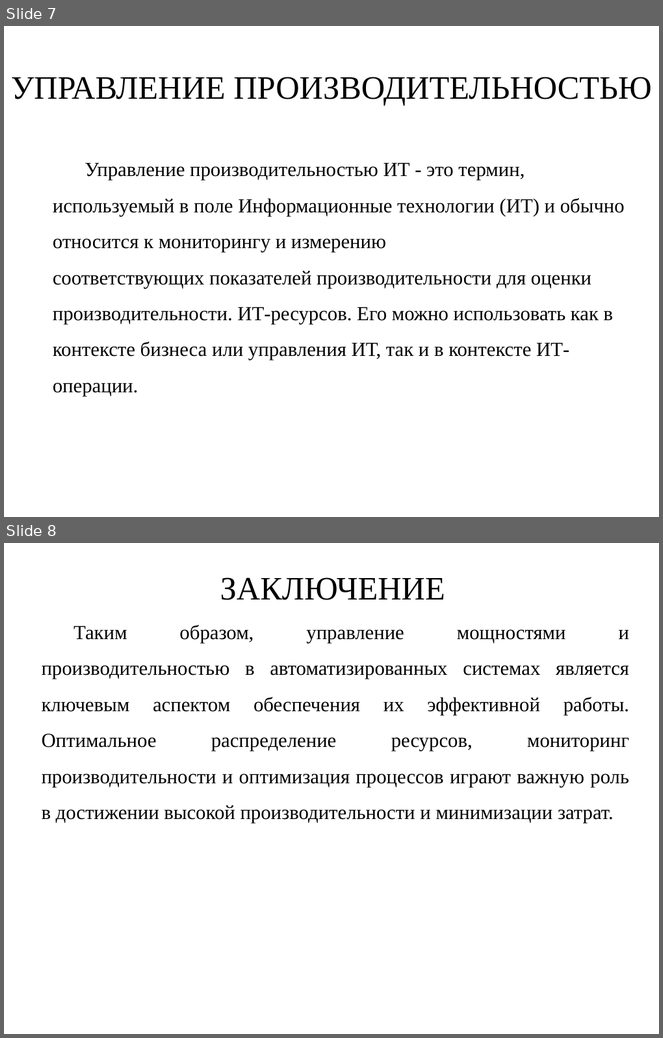
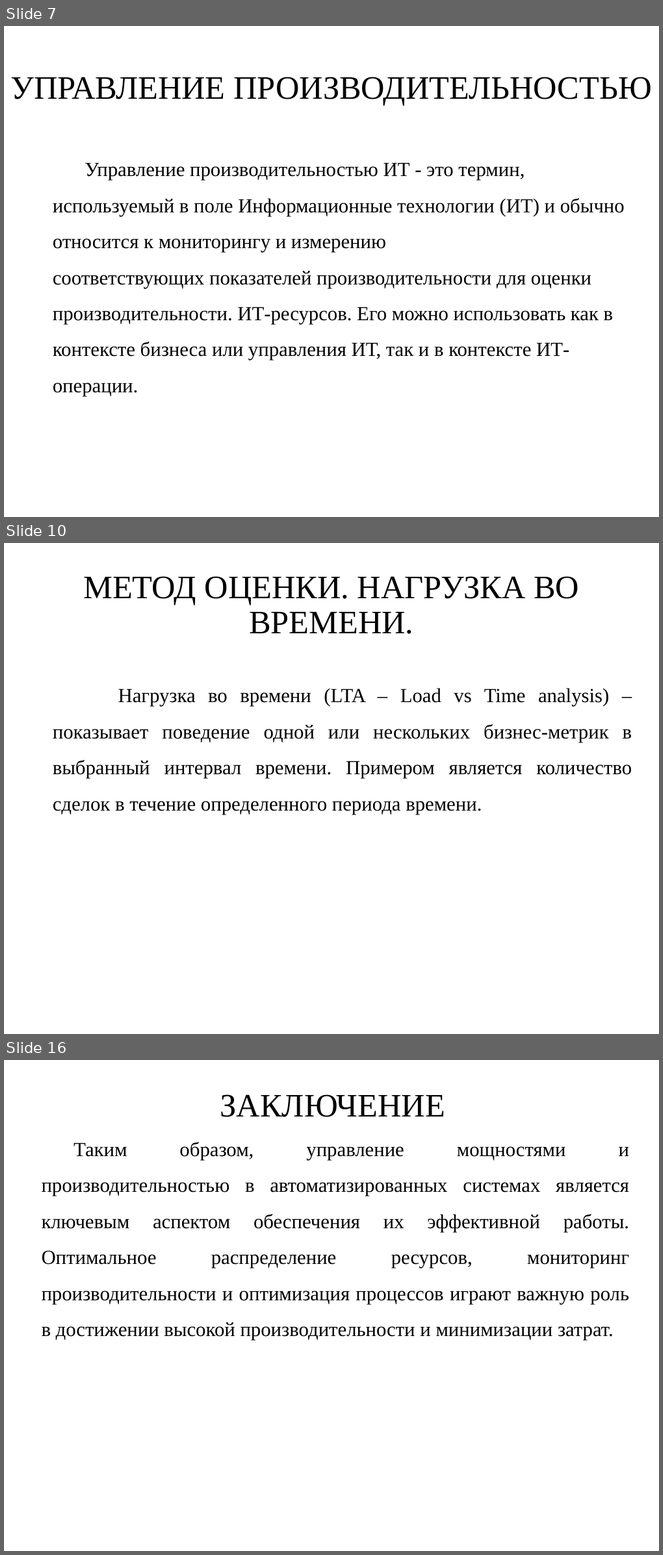
Before and after one commit to RAdKuzur/ASTU, a slide deck: Реферат Морозов/Презентация Реферат Морозов.odp. Shown one above the other, each under a label of ours: slides 7 and 8 before the commit, slides 7, 10 and 16 after it; the slides between them are not shown. The pictures are 663x1038 and 663x1555 pixels, drawn with LibreOffice and Linux fonts; fonts in the diff are those of the drawing; background and template pictures are left out. Boxes give left, top, right and bottom in pixels: in the first picture for what was removed or moved away, otherwise in the second. Text is boxed around its words. In the diff, an @@ line names an element or a change of style, - is before the commit and + after.

```diff
--- a/Реферат Морозов/Презентация Реферат Морозов.odp
+++ b/Реферат Морозов/Презентация Реферат Морозов.odp
@@ slide 10 added at (x1=4, y1=543, x2=659, y2=1034), background picture (left out) @@
@@ text added at (x1=83, y1=576, x2=579, y2=634), 36 pt, text #000000 @@
+МЕТОД ОЦЕНКИ. НАГРУЗКА ВО ВРЕМЕНИ.
@@ text added at (x1=53, y1=688, x2=633, y2=815), 22 pt, text #000000 @@
+Нагрузка во времени (LTA – Load vs Time analysis) – показывает поведение одной или нескольких бизнес-метрик в выбранный интервал времени. Примером является количество сделок в течение определенного периода времени.
@@ what was slide 8 is now slide 16 @@
```
Also in this commit, not shown: 7 other slides added, 1 other file.
